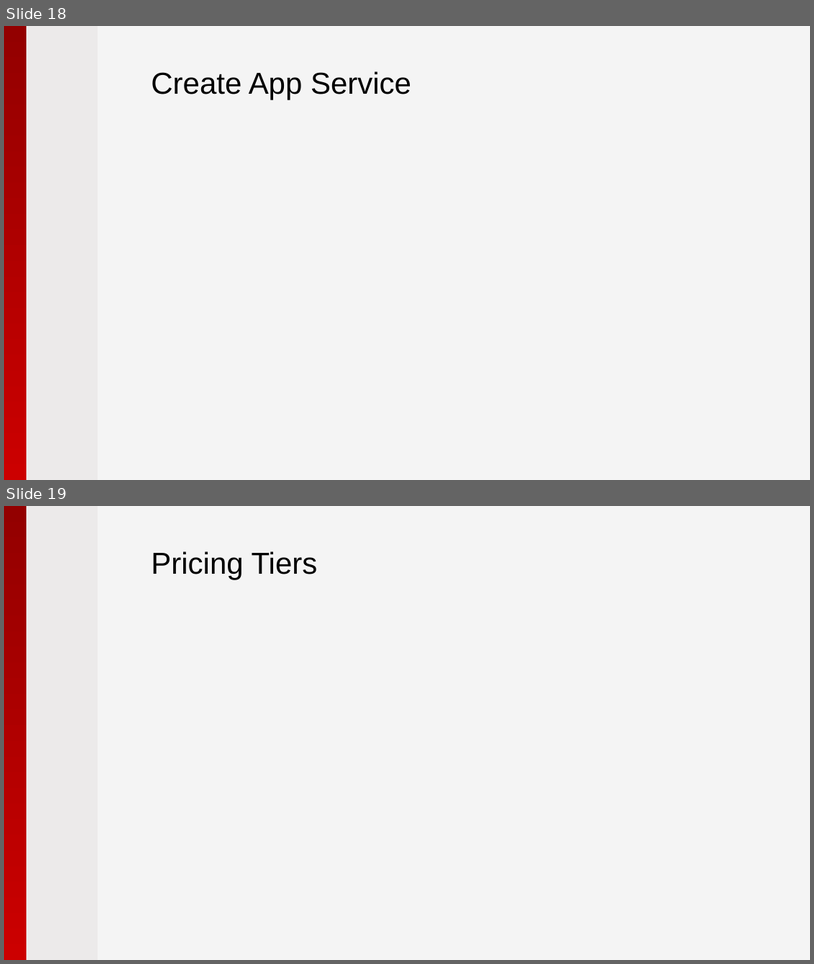
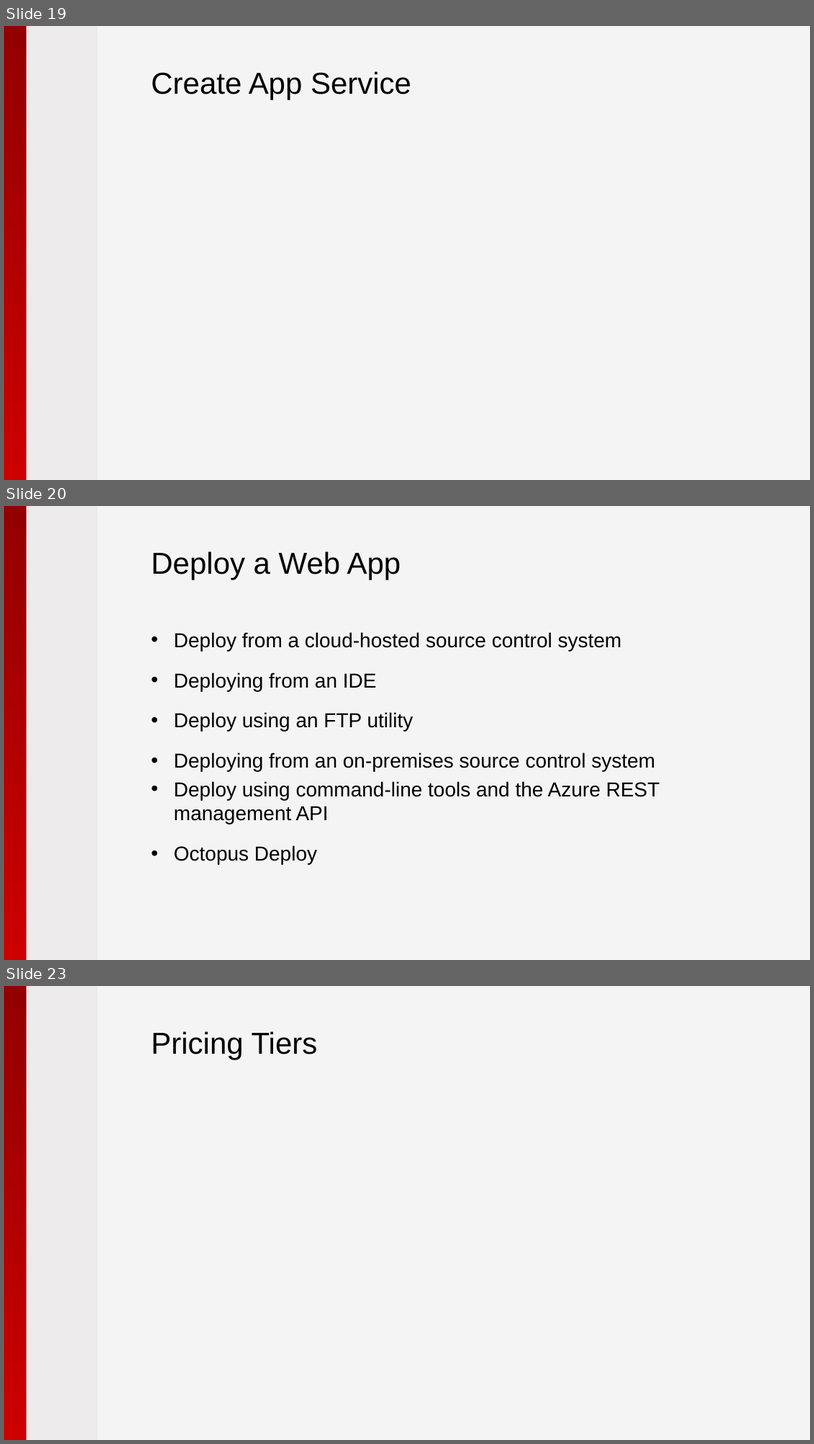
Before and after one commit to pryabov/Hackathon-2015, a slide deck: Presentation/2015 - Microsoft Azure.pptx. Shown one above the other, each under a label of ours: slides 18 and 19 before the commit, slides 19, 20 and 23 after it; the slides between them are not shown. The pictures are 814x964 and 814x1444 pixels, drawn with LibreOffice and Linux fonts; fonts in the diff are those of the drawing; background and template pictures are left out. Boxes give left, top, right and bottom in pixels: in the first picture for what was removed or moved away, otherwise in the second. Text is boxed around its words. In the diff, an @@ line names an element or a change of style, - is before the commit and + after.

Commit message:
Work on Presentation

```diff
--- a/Presentation/2015 - Microsoft Azure.pptx
+++ b/Presentation/2015 - Microsoft Azure.pptx
@@ slide 20 added at [4,506,810,960], background #F4F4F4; not listed: 2 template elements that a slide beside it also shows @@
@@ title added at [151,551,401,580], 36 pt, text #000000 @@
+Deploy a Web App
@@ text added at [174,632,661,864], 24 pt, text #000000 @@
+• Deploy from a cloud-hosted source control system
+• Deploying from an IDE
+• Deploy using an FTP utility
+• Deploying from an on-premises source control system
+• Deploy using command-line tools and the Azure REST management API
+• Octopus Deploy
@@ what was slide 18 is now slide 19 @@
@@ what was slide 19 is now slide 23 @@
```
Also in this commit, not shown: 1 slide changed, 3 other slides added, 2 other files.
